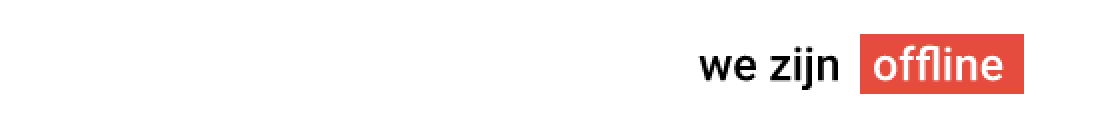
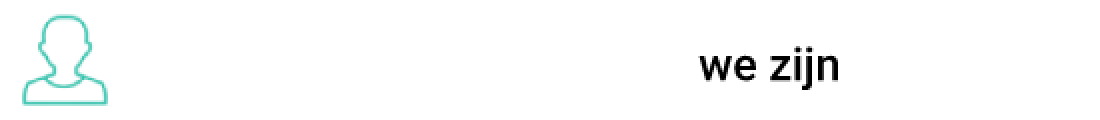
Before/after of a (1100, 120) layered artwork. What changed in the layer stack:
hid group "EXPORT" (7 layers) over (860, 34, 1024, 94)
hid group "offline" (1st of 2) (2 layers) over (860, 34, 1024, 94)
showed group "icon" (5 layers) over (22, 14, 108, 106)
added layer "mustafa" in group "icon" over (22, 14, 108, 106)
showed "mieke" (1st of 2, in "icon") over (22, 14, 108, 106)
